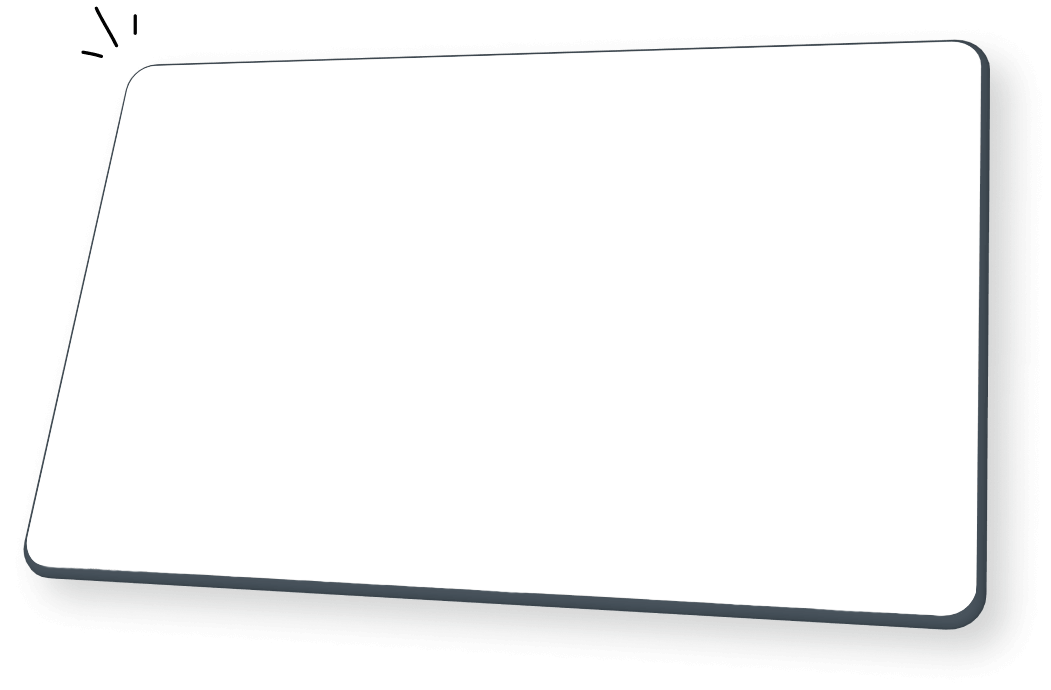
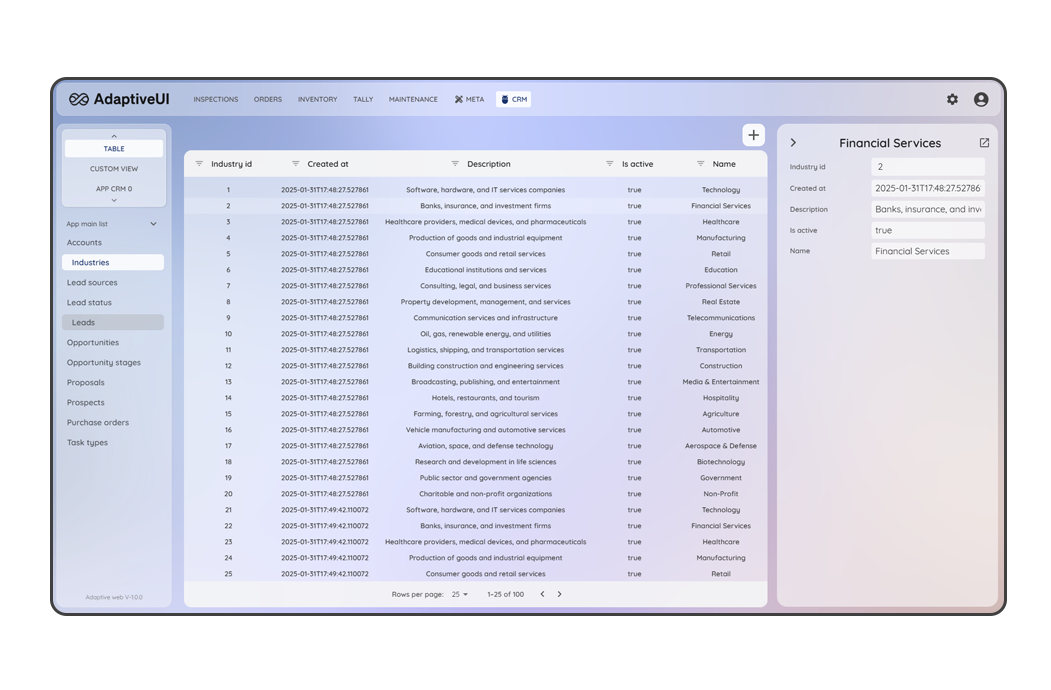
Layers edited between the first and the second 1051x690 image:
painted on "Calque 1" over [15, 6, 1043, 683]
added layer "Rectangle 1 copie" above "Rectangle 1" over [50, 77, 1007, 616]
